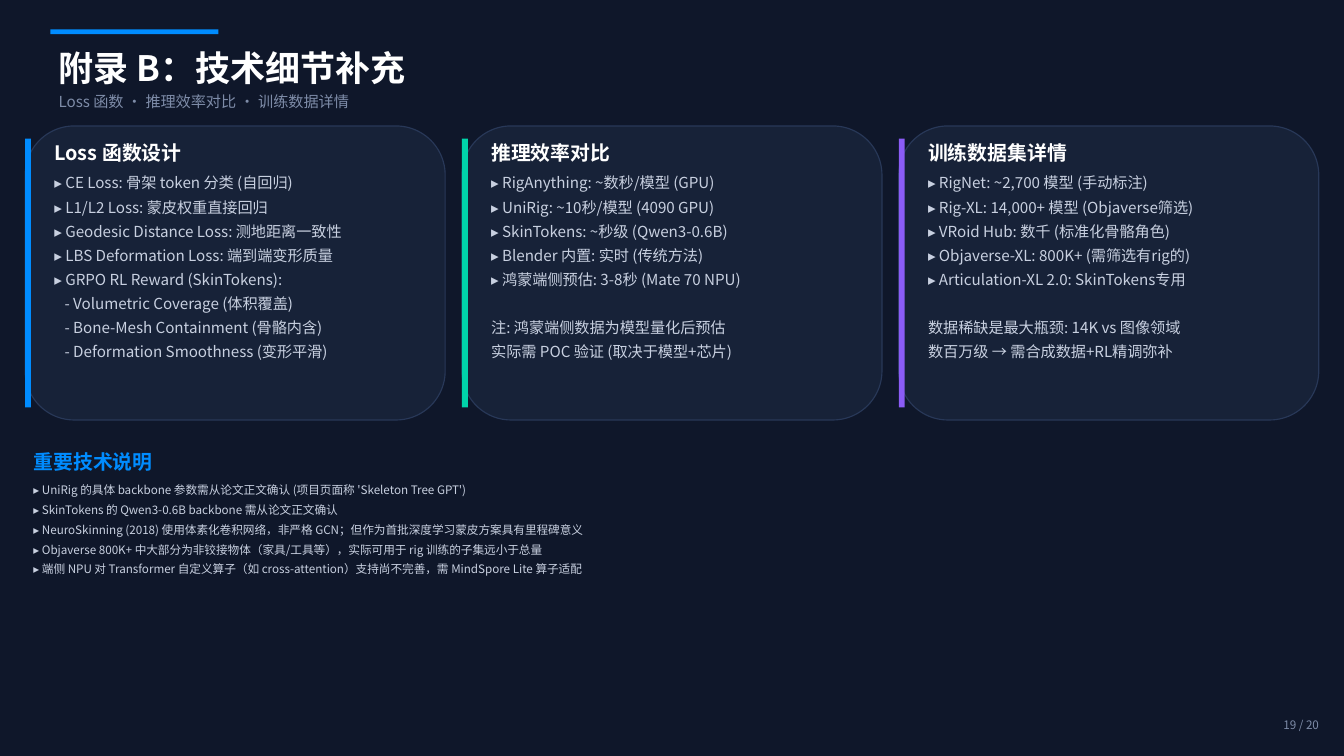
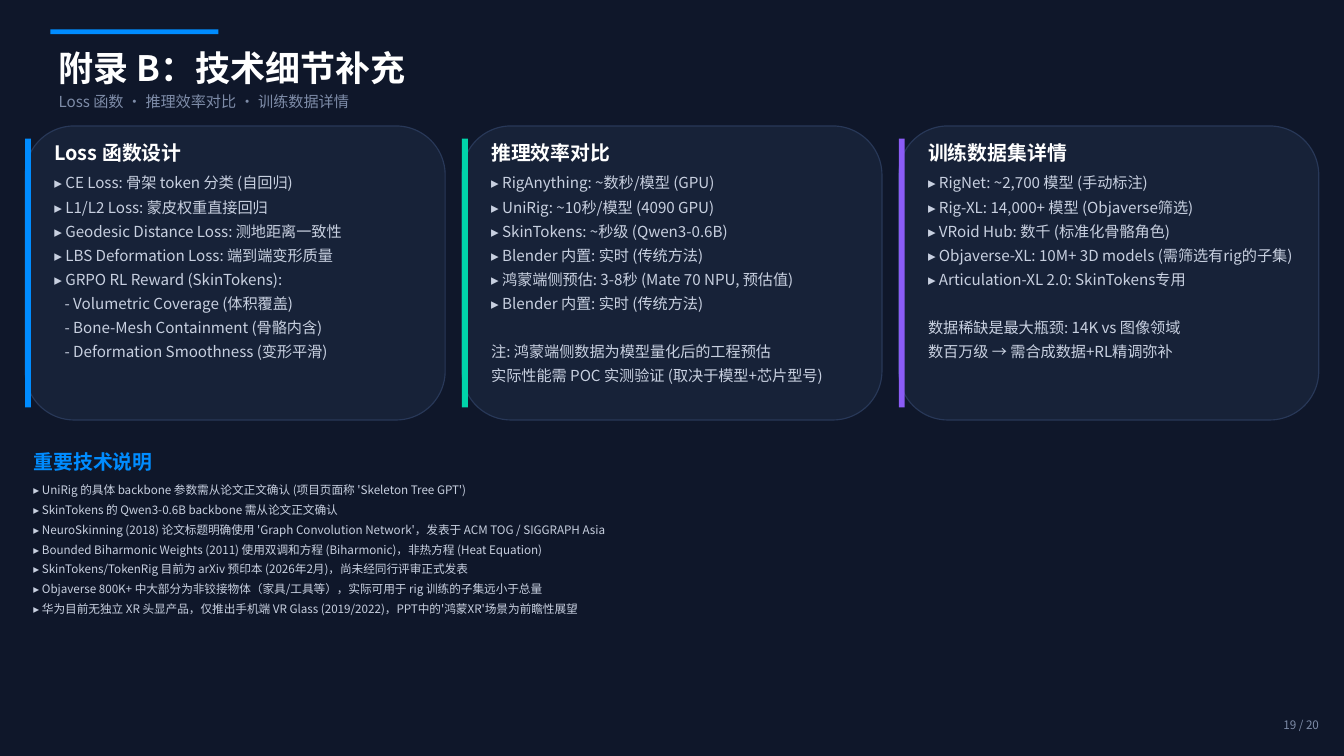
Before and after one commit to xhyha/insight, a slide deck: slide 19 of neural_autoskinning_insight_2026.pptx. Drawn at 1344x756 pixels with LibreOffice and Linux fonts; fonts in the diff are those of the drawing. Boxes give left, top, right and bottom in pixels: in the first picture for what was removed or moved away, otherwise in the second. Text is boxed around its words. In the diff, an @@ line names an element or a change of style, - is before the commit and + after.

```diff
--- a/neural_autoskinning_insight_2026.pptx
+++ b/neural_autoskinning_insight_2026.pptx
@@ text at (939,248,1293,265): text changed @@
-▸ Objaverse-XL: 800K+ (需筛选有rig的)
+▸ Objaverse-XL: 10M+ 3D models (需筛选有rig的子集)
@@ text at (491,272,823,384): text changed @@
-▸ 鸿蒙端侧预估: 3-8秒 (Mate 70 NPU)
-注: 鸿蒙端侧数据为模型量化后预估
-实际需 POC 验证 (取决于模型+芯片)
+▸ 鸿蒙端侧预估: 3-8秒 (Mate 70 NPU, 预估值)
+▸ Blender 内置: 实时 (传统方法)
+注: 鸿蒙端侧数据为模型量化后的工程预估
+实际性能需 POC 实测验证 (取决于模型+芯片型号)
@@ text at (42,524,606,576): text changed @@
-▸ NeuroSkinning (2018) 使用体素化卷积网络，非严格 GCN；但作为首批深度学习蒙皮方案具有里程碑意义
+▸ NeuroSkinning (2018) 论文标题明确使用 'Graph Convolution Network'，发表于 ACM TOG / SIGGRAPH Asia
+▸ Bounded Biharmonic Weights (2011) 使用双调和方程 (Biharmonic)，非热方程 (Heat Equation)
+▸ SkinTokens/TokenRig 目前为 arXiv 预印本 (2026年2月)，尚未经同行评审正式发表
@@ text at (42,603,578,615): text changed @@
-▸ 端侧 NPU 对 Transformer 自定义算子（如 cross-attention）支持尚不完善，需 MindSpore Lite 算子适配
+▸ 华为目前无独立 XR 头显产品，仅推出手机端 VR Glass (2019/2022)，PPT中的'鸿蒙XR'场景为前瞻性展望
```
Also in this commit, not shown: 10 other slides changed.
